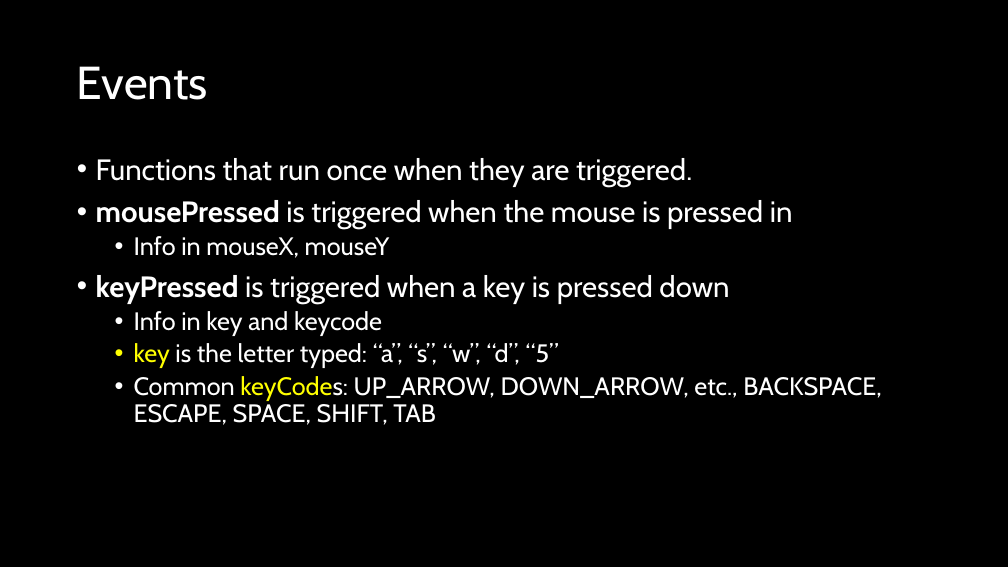
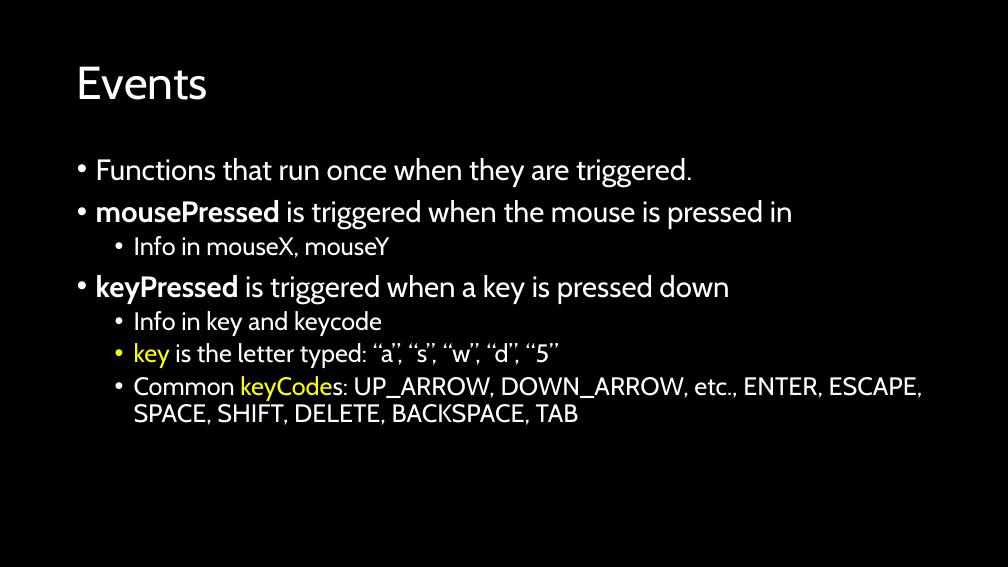
Before and after one commit to crhallberg/IMM120, a slide deck: slide 7 of Presentations/2018-10-01 - Event and Media.pptx (slide 4 before the commit). Drawn at 1008x567 pixels with LibreOffice and Linux fonts; fonts in the diff are those of the drawing. Boxes give left, top, right and bottom in pixels: in the first picture for what was removed or moved away, otherwise in the second. Text is boxed around its words. In the diff, an @@ line names an element or a change of style, - is before the commit and + after.

```diff
--- a/Presentations/2018-10-01 - Event and Media.pptx
+++ b/Presentations/2018-10-01 - Event and Media.pptx
@@ text at <box>134,376,923,425</box>: text changed @@
-  • Common keyCodes: UP_ARROW, DOWN_ARROW, etc., BACKSPACE, ESCAPE, SPACE, SHIFT, TAB
+  • Common keyCodes: UP_ARROW, DOWN_ARROW, etc., ENTER, ESCAPE, SPACE, SHIFT, DELETE, BACKSPACE, TAB
```
Also in this commit, not shown: 1 other slide changed, 5 slides added, 2 slides removed.
